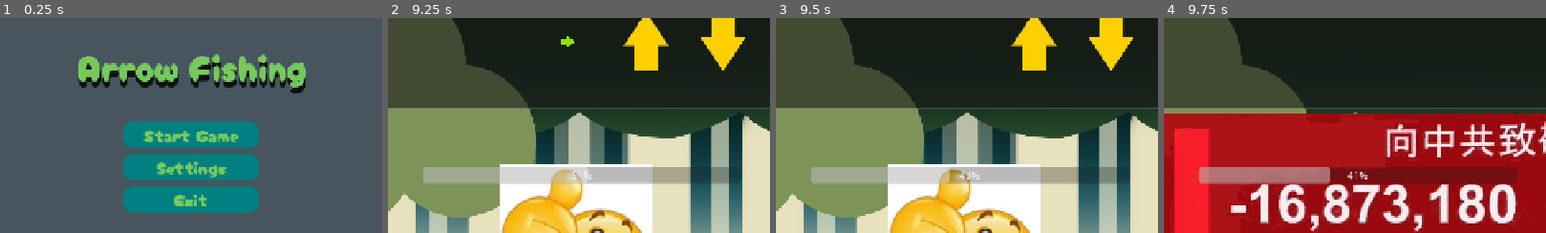
Above: before the commit, frames 1-4 (left to right).
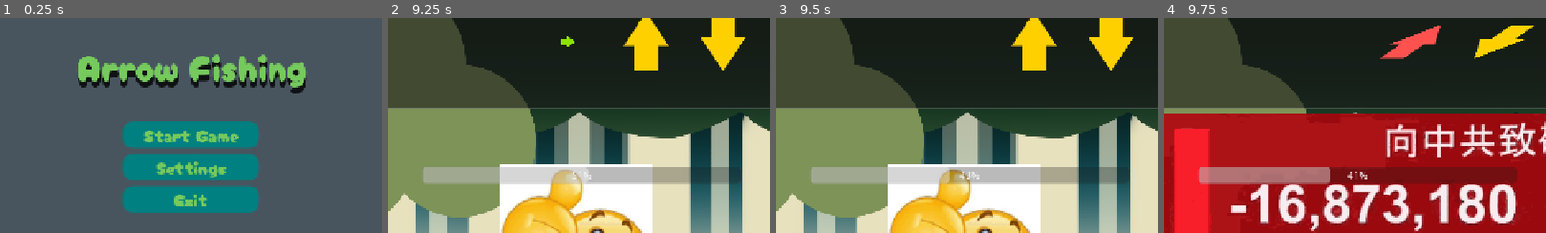
Above: after the commit, the same moments.

Repository: Meoah/Team-Awesome
Game: Godot game, scene res://scenes/game/main_menu.tscn
Same seed, same stepped clock (60 frames per second), same inputs: the game is played once before the commit and once after it.
Inputs (mouse positions are % of the whole screen's width and height, from its top left):
- Up to frame 1 (0.25 s): no input
- Up to frame 2 (9.25 s): click "Start Game" at 0.5 s; tap Enter (ui_accept) at 1.25, 1.52, 2.27, 3.77, 4.25, 4.52, 5.27, 6.77, 7.52, 9.02 s; hold Right (Right) 1.28-2.03 s; hold Down (Down) 2.03-2.78 s; hold Right (Right) 2.78-3.53 s; hold Up (Up) 3.53-4.28 s; hold Left (Left) 4.28-5.78 s; hold Down (Down) 5.78-6.53 s; hold Right (Right) 6.53-7.28 s; hold Up (Up) 7.28-8 s; click (50, 22) at 8.02 s; type "Alex" at 8.1 s; hold Right (Right) from 8.78 s (still down)
- Up to frame 3 (9.5 s): keep holding Right (Right)
- Up to frame 4 (9.75 s): release Right (Right) at 9.53 s; hold Down (Down) from 9.53 s (still down)
The pictures show only the part of the screen within x 25-75%, y 15-65%; the shares and areas given below are measured in that part.

Frames 1-3 are identical in both runs. In frame 4, 2.0% of the frame differs, in the area x 56-97%, y 3-20%.

Commit message:
added effect to variant fail

Diff:
--- a/scenes/ui/arrow_sprite.gd
+++ b/scenes/ui/arrow_sprite.gd
@@ -23,4 +23,8 @@
 	tween.tween_property(self, "modulate", Color.WHITE, 0.3)
 
 func erase():
+	var tween = get_tree().create_tween()
+	tween.parallel().tween_property(self, "skew", 89.9 , 0.4)
+	tween.tween_property(self, "modualte", Color(1.0, 0.58, 0.58, 0.212) , 1)
+	await  get_tree().create_timer(0.5).timeout
 	queue_free()
--- a/scripts/ui/arrows.gd
+++ b/scripts/ui/arrows.gd
@@ -125,8 +125,9 @@
 
 #Fail Script
 func fail():
-	for i in sprite_array:
-		i.erase()
+	if variant:
+		for i in sprite_array:
+			i.erase()
 	timer.set_paused(true)
 	input_string.set_text("Times Up!!")
 	$Reaction.set_texture(failure)
